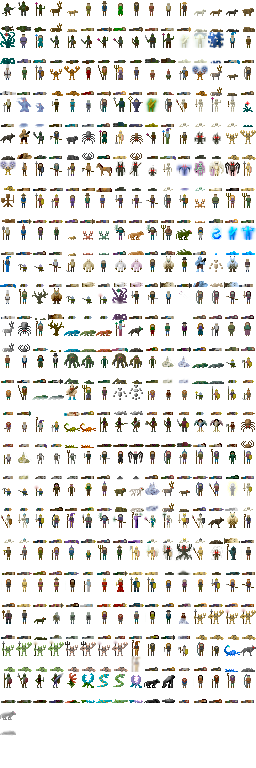
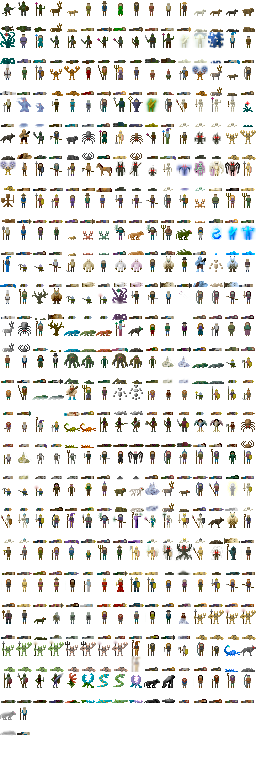
Comparing the layer stacks of the two 256x768 images. Changes:
painted on "Background" over [17, 707, 30, 735]
